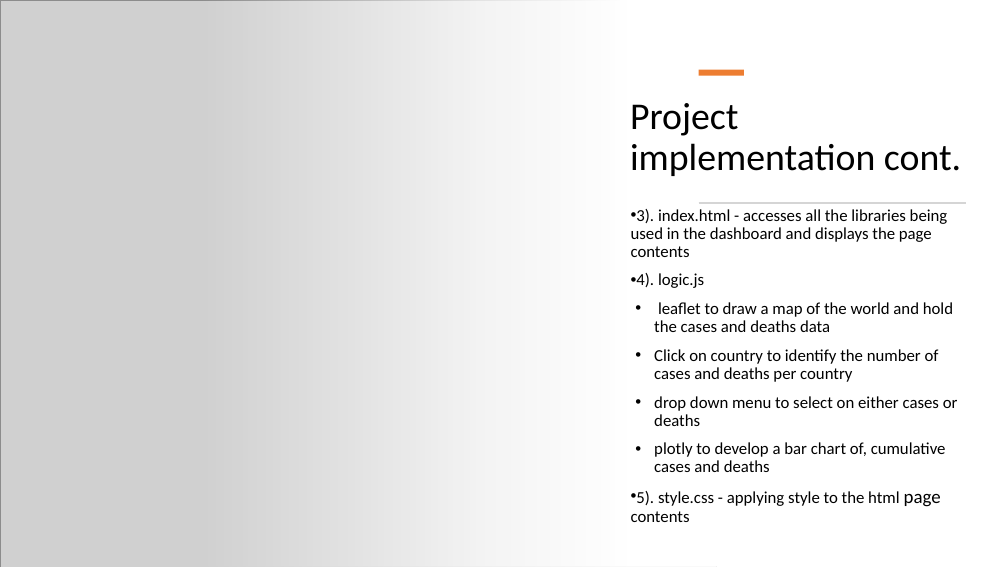
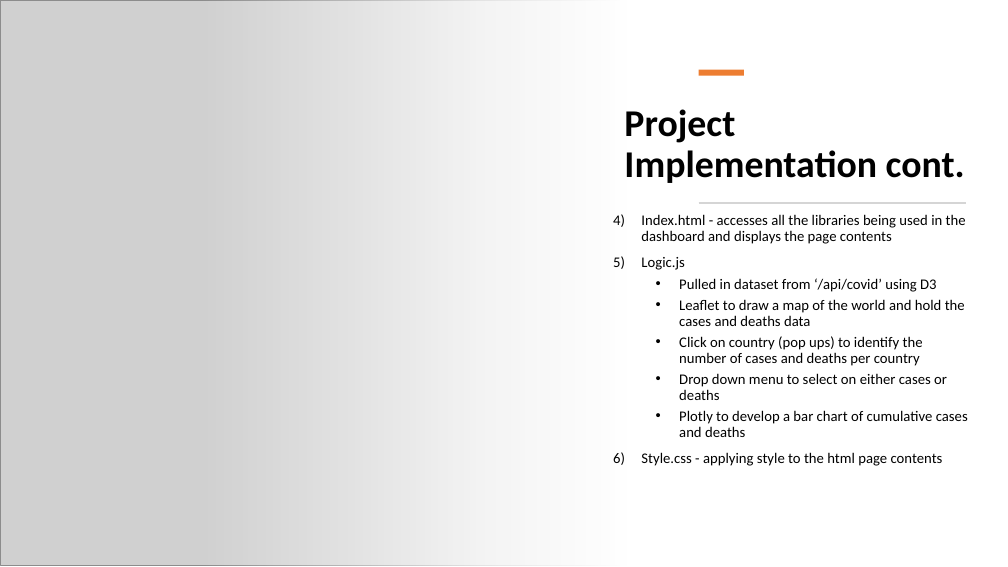
Before and after one commit to RLButch/Group-3-project-Covid-19-analysis, a slide deck: slide 7 of Project3Presentation.pptx. Drawn at 1008x567 pixels with LibreOffice and Linux fonts; fonts in the diff are those of the drawing; grey boxes stand for pictures. Boxes give left, top, right and bottom in pixels: in the first picture for what was removed or moved away, otherwise in the second. Text is boxed around its words. In the diff, an @@ line names an element or a change of style, - is before the commit and + after.

```diff
--- a/Project3Presentation.pptx
+++ b/Project3Presentation.pptx
@@ picture: place and size @@
-picture at <box>0,0,717,567</box>
+picture at <box>0,0,628,566</box>
@@ title at <box>624,109,965,183</box>: text changed; bold on @@
-Project implementation cont.
+Project Implementation cont.
@@ subtitle at <box>641,214,968,466</box>: text changed; size 16 to 14 pt @@
-• 3). index.html - accesses all the libraries being used in the dashboard and displays the page contents
-• 4). logic.js
-• leaflet to draw a map of the world and hold the cases and deaths data
-• Click on country to identify the number of cases and deaths per country
-• drop down menu to select on either cases or deaths
-• plotly to develop a bar chart of, cumulative cases and deaths
-• 5). style.css - applying style to the html page contents
+4) Index.html - accesses all the libraries being used in the dashboard and displays the page contents
+5) Logic.js
+  • Pulled in dataset from ‘/api/covid’ using D3
+  • Leaflet to draw a map of the world and hold the cases and deaths data
+  • Click on country (pop ups) to identify the number of cases and deaths per country
+  • Drop down menu to select on either cases or deaths
+  • Plotly to develop a bar chart of cumulative cases and deaths
+6) Style.css - applying style to the html page contents
```
Also in this commit, not shown: 8 other slides changed, 1 slide removed, 3 other files.
